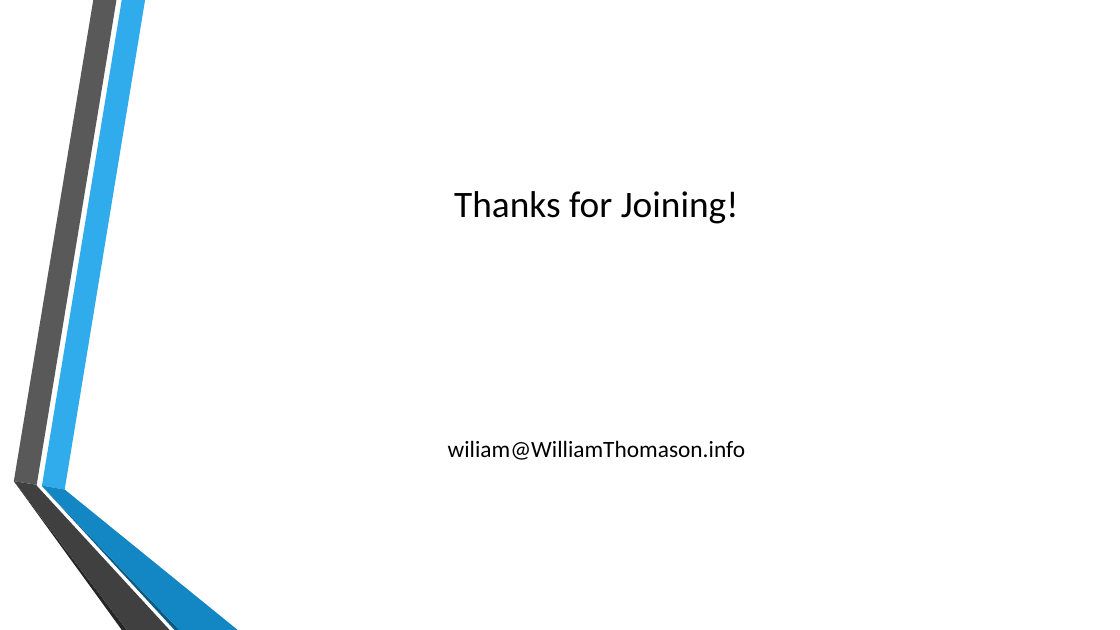
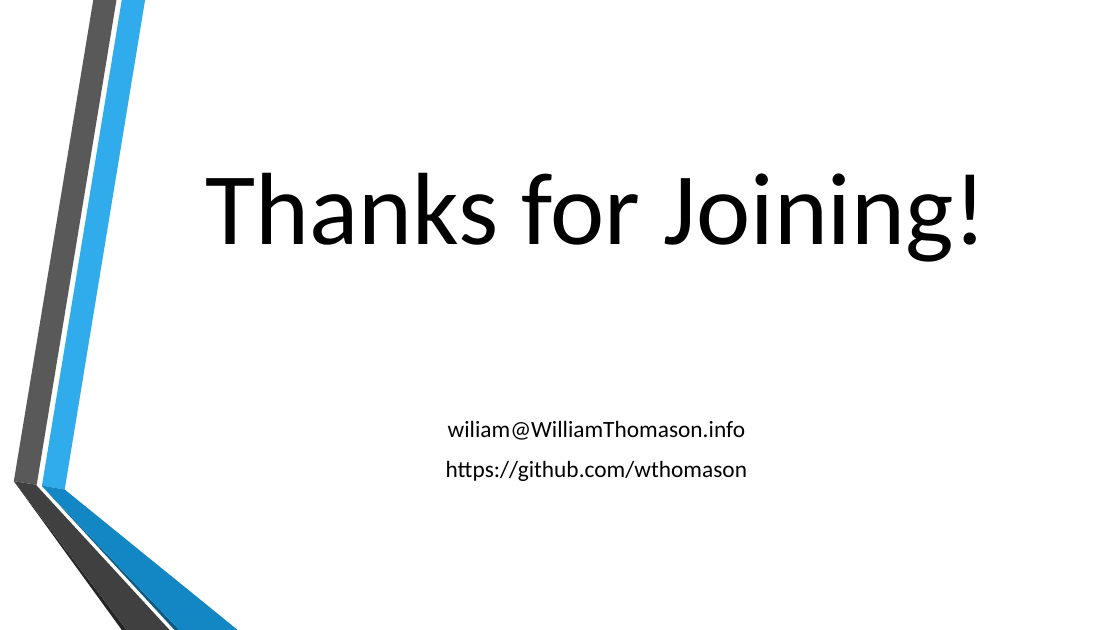
Before and after one commit to wthomason/web-430, a slide deck: slide 10 of week-6/thomason-presentation-6.2/thomason-presentation-6.2.pptx. Drawn at 1120x630 pixels with LibreOffice and Linux fonts; fonts in the diff are those of the drawing; background and template pictures are left out. Boxes give left, top, right and bottom in pixels: in the first picture for what was removed or moved away, otherwise in the second. Text is boxed around its words. In the diff, an @@ line names an element or a change of style, - is before the commit and + after.

```diff
--- a/week-6/thomason-presentation-6.2/thomason-presentation-6.2.pptx
+++ b/week-6/thomason-presentation-6.2/thomason-presentation-6.2.pptx
@@ title "Thanks for Joining!" at [206,172,987,262]: size 32 to 88 pt @@
@@ text at [446,460,747,481]: paragraph added @@
+https://github.com/wthomason
```
Also in this commit, not shown: 1 other slide changed, 7 slides added, 7 slides removed, 1 other file.
